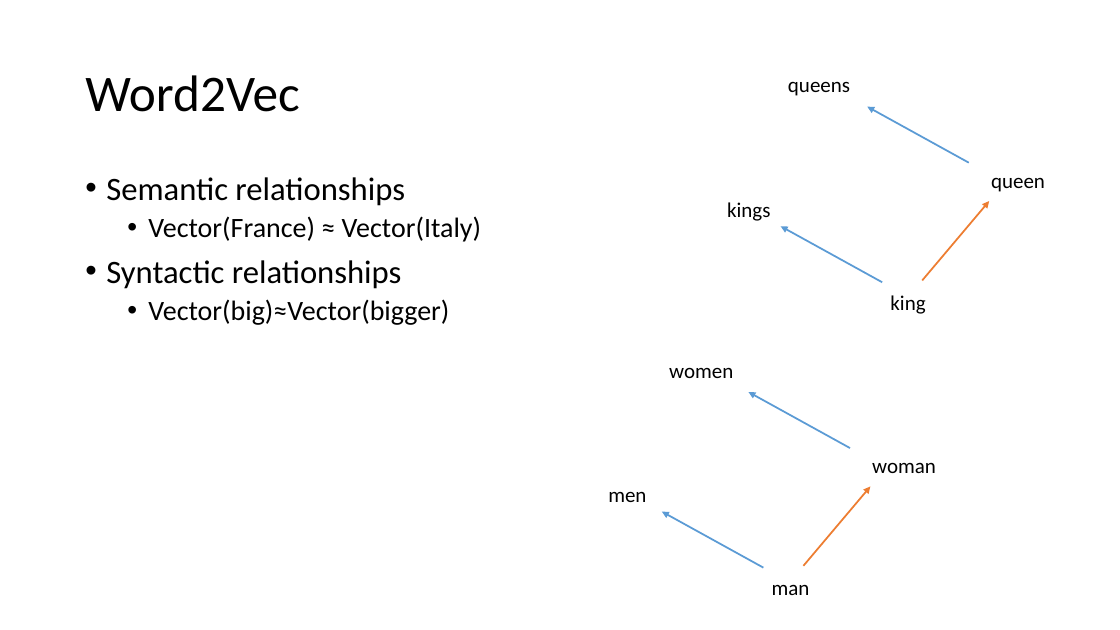
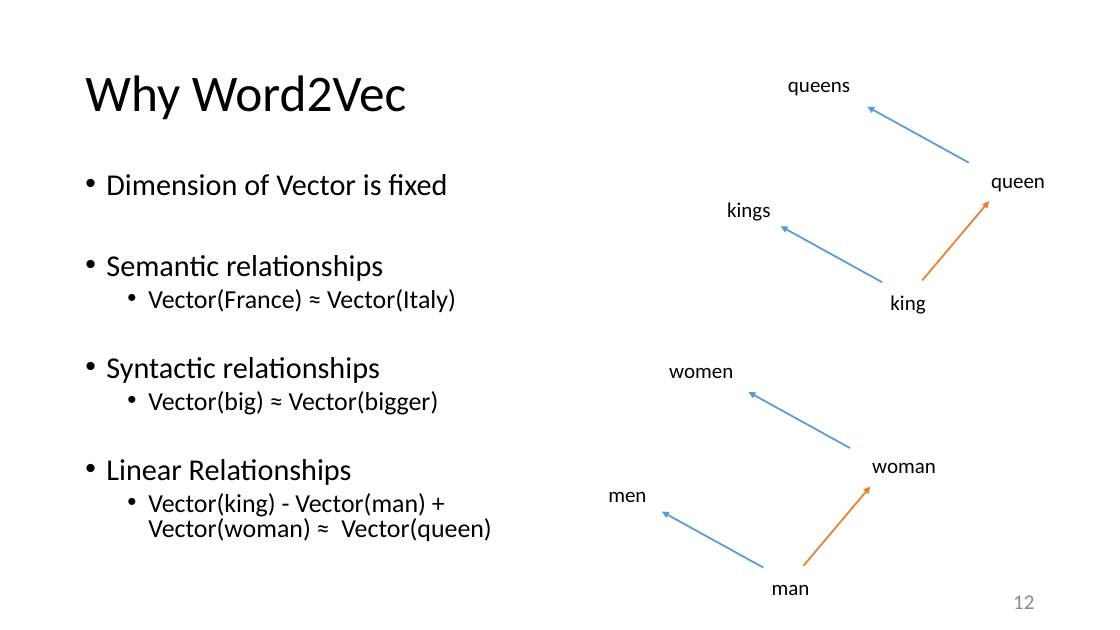
Before and after one commit to ZhongTing/HotTopicDetection, a slide deck: slide 12 of document/Hot-Topic-Detection.pptx (slide 10 before the commit). Drawn at 1120x630 pixels with LibreOffice and Linux fonts; fonts in the diff are those of the drawing. Boxes give left, top, right and bottom in pixels: in the first picture for what was removed or moved away, otherwise in the second. Text is boxed around its words. In the diff, an @@ line names an element or a change of style, - is before the commit and + after.

```diff
--- a/document/Hot-Topic-Detection.pptx
+++ b/document/Hot-Topic-Detection.pptx
@@ title at [85,75,406,120]: text changed @@
-Word2Vec
+Why Word2Vec
@@ text at [106,174,447,196]: paragraph added @@
+• Dimension of Vector is fixed
@@ text at [106,255,456,383]: size 28 to 25.9 pt in "Semantic relationships", "Syntactic relationships"; size 24 to 22.2 pt in "Vector(France) ≈ Vector(Italy)"; line spacing 0.9 to 0.8 @@
@@ text at [106,391,491,542]: text changed; size 24 to 22.2 pt @@
-  • Vector(big)≈Vector(bigger)
+  • Vector(big) ≈ Vector(bigger)
+• Linear Relationships
+  • Vector(king) - Vector(man) + Vector(woman) ≈ Vector(queen)
@@ page number added at [1013,595,1034,609], 18 pt, text #8C8C8C @@
+12
```
Also in this commit, not shown: 24 other slides changed, 32 slides added, 8 slides removed, 19 other files.
